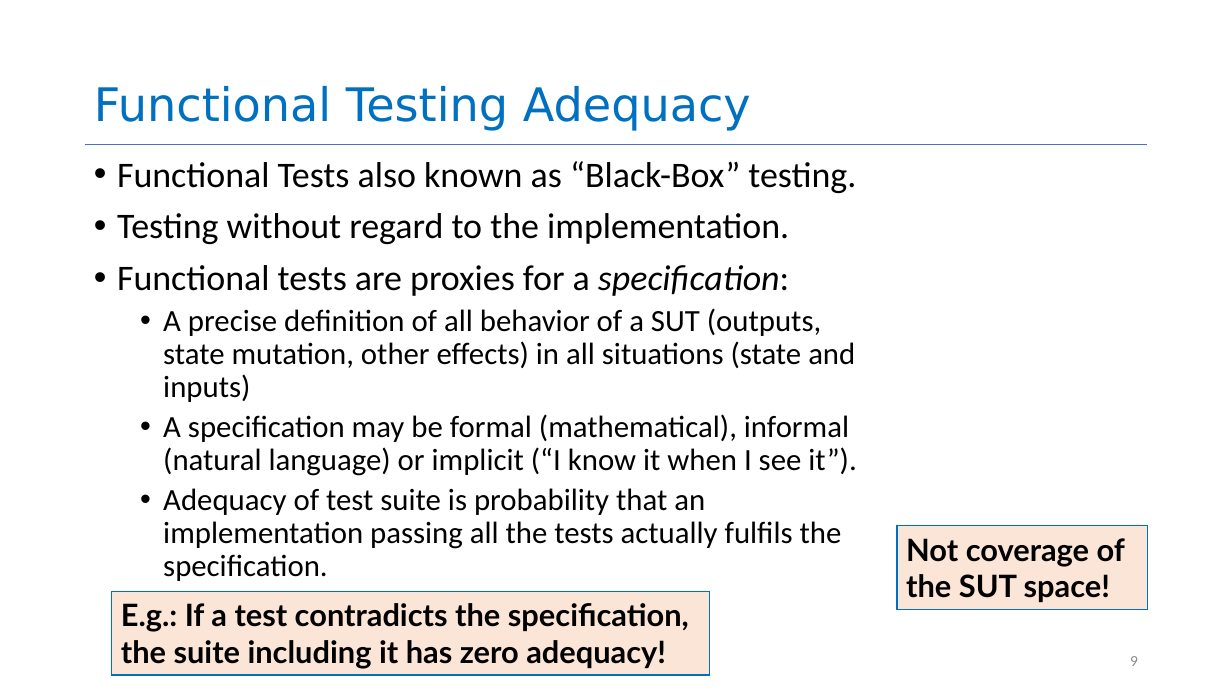
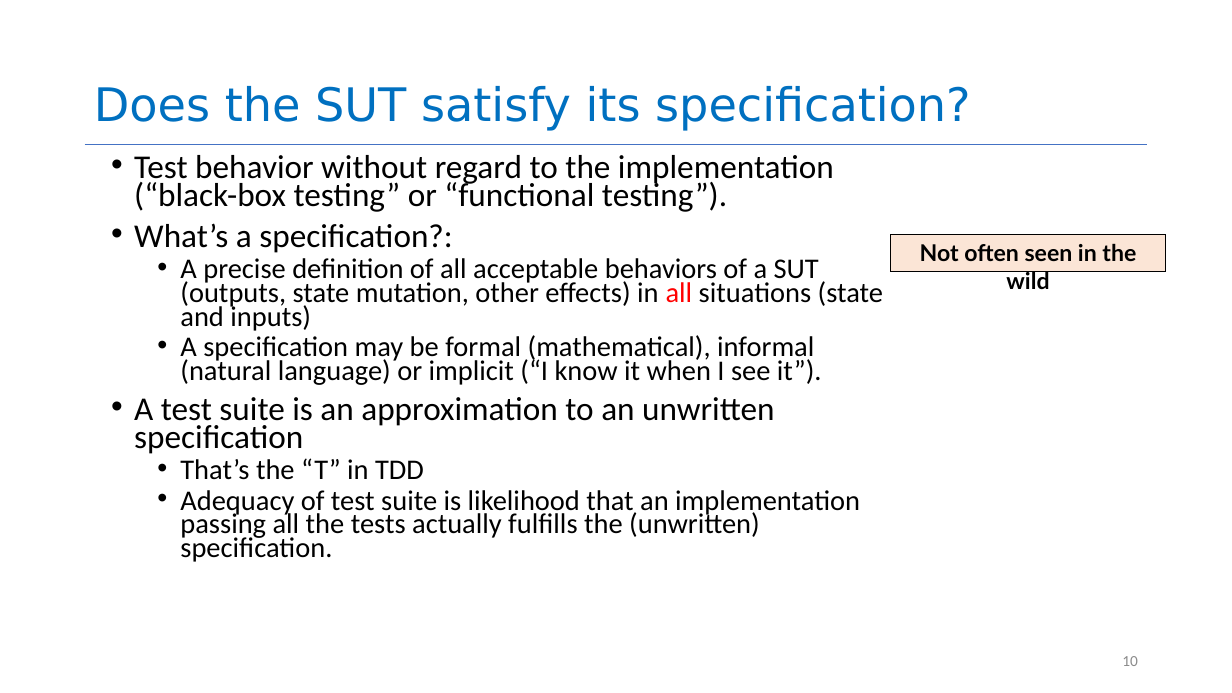
Before and after one commit to neu-se/CS4530-Spring-2022, a slide deck: slide 10 of Slides/Lesson 5.2 Evaluating Tests.pptx (slide 9 before the commit). Drawn at 1232x693 pixels with LibreOffice and Linux fonts; fonts in the diff are those of the drawing. Boxes give left, top, right and bottom in pixels: in the first picture for what was removed or moved away, otherwise in the second. Text is boxed around its words. In the diff, an @@ line names an element or a change of style, - is before the commit and + after.

```diff
--- a/Slides/Lesson 5.2 Evaluating Tests.pptx
+++ b/Slides/Lesson 5.2 Evaluating Tests.pptx
@@ title at [94,86,970,131]: text changed @@
-Functional Testing Adequacy
+Does the SUT satisfy its specification?
@@ text "Test behavior without regard to ...": place and size @@
-text "Test behavior without regard to ..." at [117,161,856,581]
+text "Test behavior without regard to ..." at [134,155,883,562]
@@ text at [134,155,883,331]: text changed; size 28 to 22.2 pt @@
-• Functional Tests also known as “Black-Box” testing.
-• Testing without regard to the implementation.
-• Functional tests are proxies for a specification:
-  • A precise definition of all behavior of a SUT (outputs, state mutation, other effects) in all situations (state and inputs)
+• Test behavior without regard to the implementation (“black-box testing” or “functional testing”).
+• What’s a specification?:
+  • A precise definition of all acceptable behaviors of a SUT (outputs, state mutation, other effects) in all situations (state and inputs)
@@ rectangle added at [891,235,1165,272], fill #FBE5D6, outline #000000 0.75 pt, 18 pt, text #000000, bold @@
+Not often seen in the wild
@@ text at [180,335,822,385]: size 24 to 22.2 pt in "A specification may be formal (mathematical), informal ..."; line spacing 0.9 to 0.7 @@
@@ text at [134,397,860,562]: text changed; size 24 to 22.2 pt @@
-  • Adequacy of test suite is probability that an implementation passing all the tests actually fulfils the specification.
+• A test suite is an approximation to an unwritten specification
+  • That’s the “T” in TDD
+  • Adequacy of test suite is likelihood that an implementation passing all the tests actually fulfills the (unwritten) specification.
@@ rectangle removed at [897,526,1148,610] @@
-Not coverage of the SUT space!
@@ rectangle removed at [112,592,710,676] @@
-E.g.: If a test contradicts the specification, the suite including it has zero adequacy!
@@ page number at [1122,656,1138,666]: text changed @@
-9
+10
```
Also in this commit, not shown: 16 other slides changed, 14 slides added, 7 slides removed.
